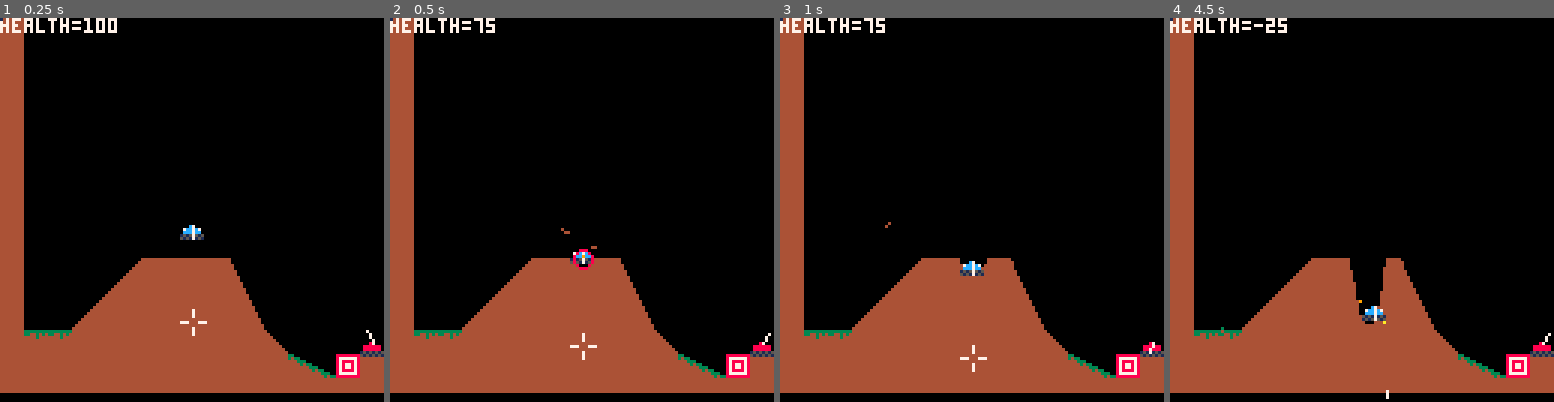
Above: before the commit, frames 1-4 (left to right).
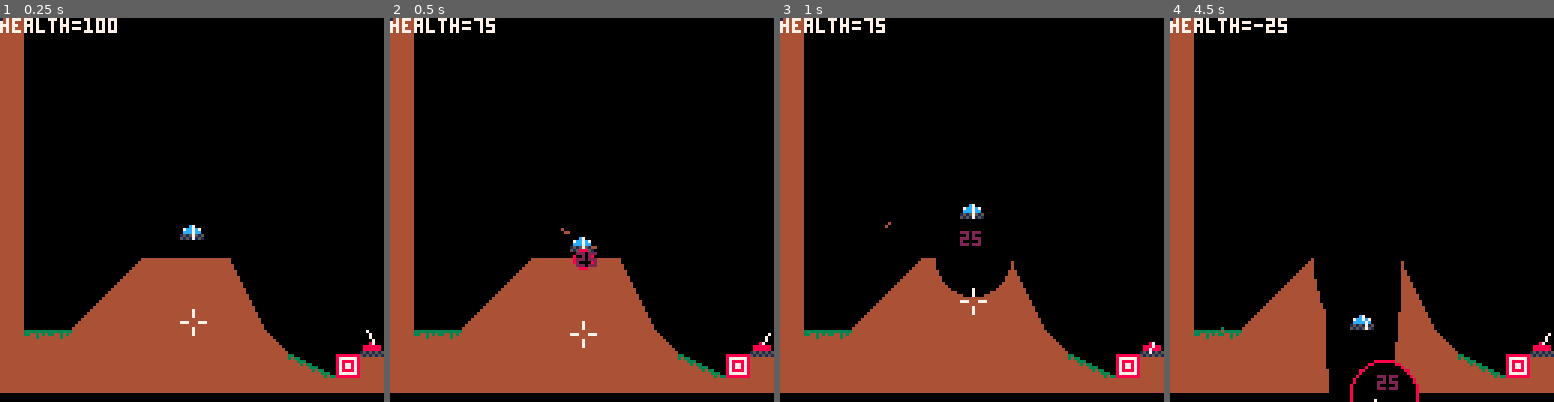
Above: after the commit, the same moments.

Repository: MarrMann/tanks.p8
Game: PICO-8 cartridge tanks.p8
The game is run twice, just before and just after one commit, with the same random seed, the same clock (stepped at 60 frames per second) and the same inputs.
Inputs:
- Up to frame 1 (0.25 s): no input
- Up to frame 2 (0.5 s): tap X (X key) at 0.33 s
- Up to frame 3 (1 s): no input
- Up to frame 4 (4.5 s): tap X (X key) at 1.07, 1.85, 2.97, 4.08 s; hold Right 1.6-2.1 s; hold Up 2.15-2.42 s; hold Right 2.47-3.03 s; hold Left 3.08-3.58 s; hold Down 3.63-3.97 s; hold Right from 4.02 s (still down)

Frame 1 is identical in both runs. In frame 2, 0.5% of the frame differs, in the area x 46-54%, y 57-90%; in frame 3, 1.9%; in frame 4, 6.3%, in the area x 37-65%, y 62-100%.

Commit message:
knockback to player

Diff:
--- a/tanks.p8
+++ b/tanks.p8
@@ -64,12 +64,15 @@
 	id = get_entity_id(),
 	x = 64,
 	y = 64,
+	xvel=0, // used when knocked
+	yvel=0,
 	move = false,
 	spr = 0,
 	t_angle = 0,
 	pow = 0.5,
 	is_grounded = false,
-	health=100
+	health=100,
+	is_knocked=false
 }
 
 x_hold_frames = 0
@@ -386,10 +389,11 @@
 		 add(exps, {
 		 	x=ex_x,
 		 	y=ex_y,
-		 	r=4,
+		 	r=12,
 		 	cur_r=1,
 		 	hit_ids={},
-		 	dmg=25})
+		 	dmg=25,
+				force=4})
 
 		 // map/dirt particles
 		 n_x,n_y=get_q_normal(ex_x, ex_y)
@@ -482,6 +486,18 @@
 	if not tbl_contains(exp.hit_ids,p.id) then
 		if handle_exp_hit(exp,p) then
 			p.health-=exp.dmg
+			p.is_knocked=true
+			local f_x, f_y=get_knockback(p,exp)
+			p.xvel=f_x
+			p.yvel=f_y
+			add(knocked_entities,p)
+			add(hit_texts,{
+				x=p.x-2,
+				y=p.y,
+				col=2,
+				life=30,
+				text=exp.dmg
+			})
 		end
 	end
 
@@ -490,8 +506,20 @@
 		if not tbl_contains(exp.hit_ids,e.id) then
 			if handle_exp_hit(exp,e) then
 				e.health-=exp.dmg
+				add(hit_texts,{
+					x=e.x-2,
+					y=e.y,
+					col=8,
+					life=30,
+					text=exp.dmg
+				})
 				if e.health <= 0 then
 					del(dumb_enemies,e)
+				else
+					e.is_knocked=true
+					e.xvel=0
+					e.yvel=-4
+					add(knocked_entities,e)
 				end
 			end
 		end
@@ -576,6 +604,40 @@
 			del(map_parts, mp)
 		end
 	end
+
+	for i=#knocked_entities,1,-1 do
+		local ent=knocked_entities[i]
+		local inf=checkcol(ent)
+
+		if inf.didhit then
+			local hit_x=flr(inf.x)
+			local hit_y=flr(inf.y)
+			local n_x, n_y=get_q_normal(hit_x,hit_y)
+			ent_x=hit_x+n_x
+			ent_y=hit_y+n_y
+			ent.x=ent_x
+			ent.y=ent_y
+			ent.is_knocked=false
+			del(knocked_entities, ent)
+		else
+			ent.x += ent.xvel
+			ent.y += ent.yvel
+			ent.yvel += grav
+		end
+	end
+end
+
+function get_knockback(ent, exp)
+	local raw_dir_x=ent.x-exp.x
+	local raw_dir_y=ent.y-(exp.y+2) // better sim of center of mass
+	local length=sqrt(raw_dir_x^2+raw_dir_y^2)
+	local norm_x=raw_dir_x/length
+	local norm_y=raw_dir_y/length
+	local scaling=1-(exp.cur_r/exp.r)
+	local x=norm_x*scaling*exp.force
+	local y=norm_y*scaling*exp.force
+	printh('rawx='..raw_dir_x..' rawy='..raw_dir_y..'x='..x..' y='..y..' s='..scaling, '@clip')
+	return x, -abs(y)
 end
 
 function draw_particles()
@@ -746,6 +808,7 @@
 targets = {}
 dumb_enemies = {}
 hit_texts = {}
+knocked_entities={}
 
 empty_t = 63
 target_t = 62
@@ -789,9 +852,12 @@
 					id=get_entity_id(),
 		 		x=tx*8+4, // offset sprite
 		 		y=ty*8+6, // offset sprite
+					xvel=0,
+					yvel=0,
 		 		t_angle=rnd(1),
 		 		pow=rnd(0.5)+0.25,
-					health=25
+					health=25,
+					is_knocked=false
 		 	})
 			end
 		end
@@ -864,22 +930,22 @@
 ///+health
 ///+explosion hit detection
 ///+save ids in explosion
+///+visuals when taking damage (text)
 ///*knockback
-
-// implement hitting player&enemies
-//should be done by checking
-//if player/enemy is in the
-//explosion radius each step.
-//only check a single pixel for
-//both to save resources.
-//save the id (todo) of each
-//hit target in the explosion
-//so it doesn't hit them again
-//as it expands.
+////+add knockback stat to explosions
+////+knockback linear scaling from center
+////+knockback direction
+////*disable movement during knockback?
+////*add and test knockback to enemies
+////*remove debug
 
 // implement dumb enemies
-//they shoot randomly and don't
+//they shoot semi-randomly and don't
 //move
+///*lerp to target aim
+///*ensure we're pointing towards the player
+///*randomize power
+///*shoot!
 
 // update target hitting
 //it should count as a hit as
